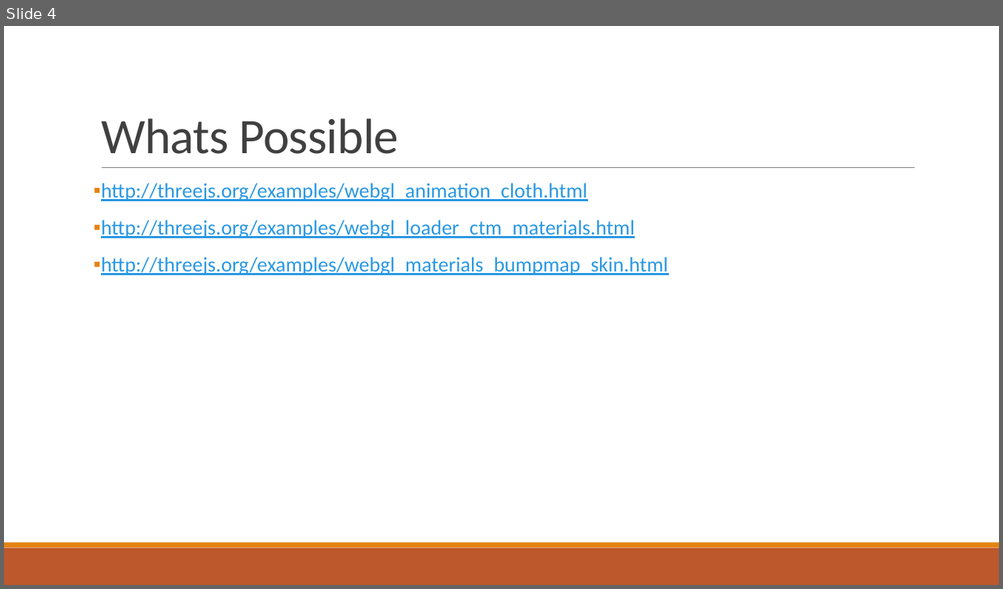
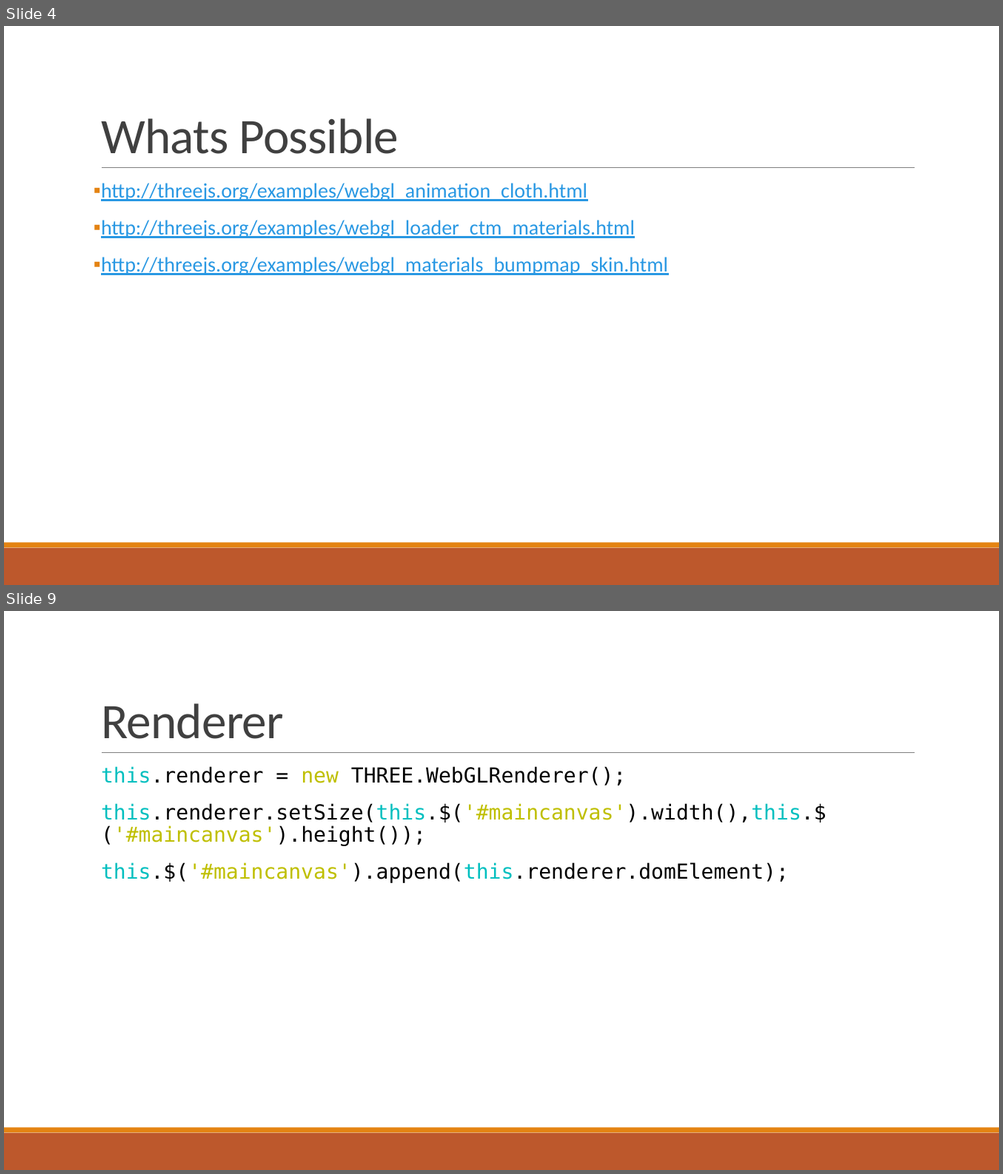
Before and after one commit to nburana/html5demo, a slide deck: notes/demo.pptx. Shown one above the other, each under a label of ours: slide 4 before the commit, slides 4 and 9 after it; the slides between them are not shown. The pictures are 1003x589 and 1003x1174 pixels, drawn with LibreOffice and Linux fonts; fonts in the diff are those of the drawing. Boxes give left, top, right and bottom in pixels: in the first picture for what was removed or moved away, otherwise in the second. Text is boxed around its words. In the diff, an @@ line names an element or a change of style, - is before the commit and + after.

```diff
--- a/notes/demo.pptx
+++ b/notes/demo.pptx
@@ slide 9 added at <box>4,611,999,1170</box>, background #FFFFFF; not listed: 3 template elements that a slide beside it also shows @@
@@ title added at <box>101,703,284,739</box>, 48 pt, text #404040 @@
+Renderer
@@ text added at <box>101,766,826,883</box>, 20 pt, text #000000 @@
+  this.renderer = new THREE.WebGLRenderer();
+  this.renderer.setSize(this.$('#maincanvas').width(),this.$('#maincanvas').height());
+  this.$('#maincanvas').append(this.renderer.domElement);
```
Also in this commit, not shown: 10 other slides added, 3 slides removed, 3 other files.
